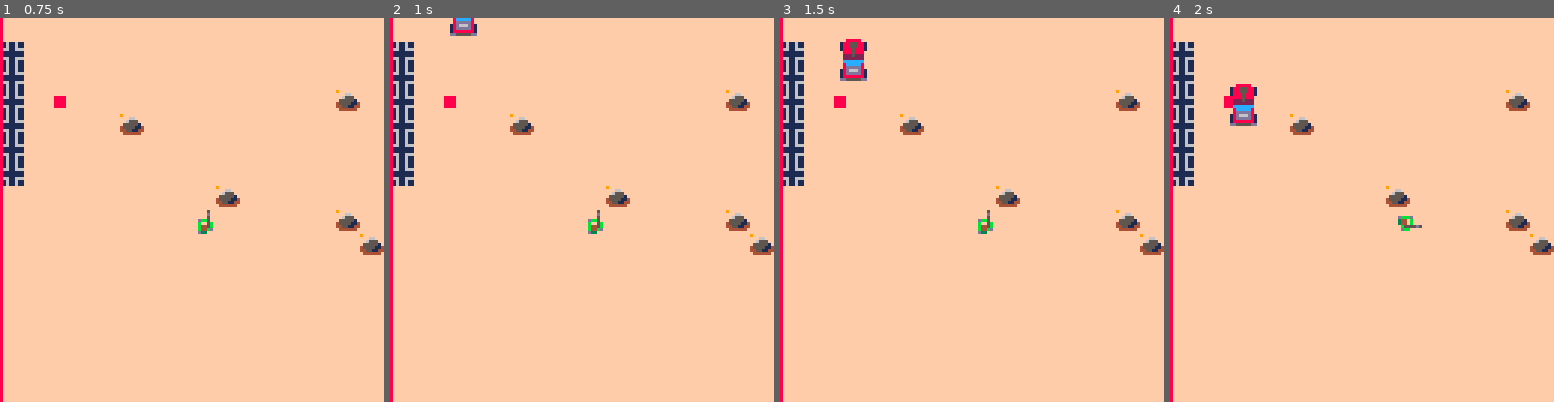
Above: before the commit, frames 1-4 (left to right).
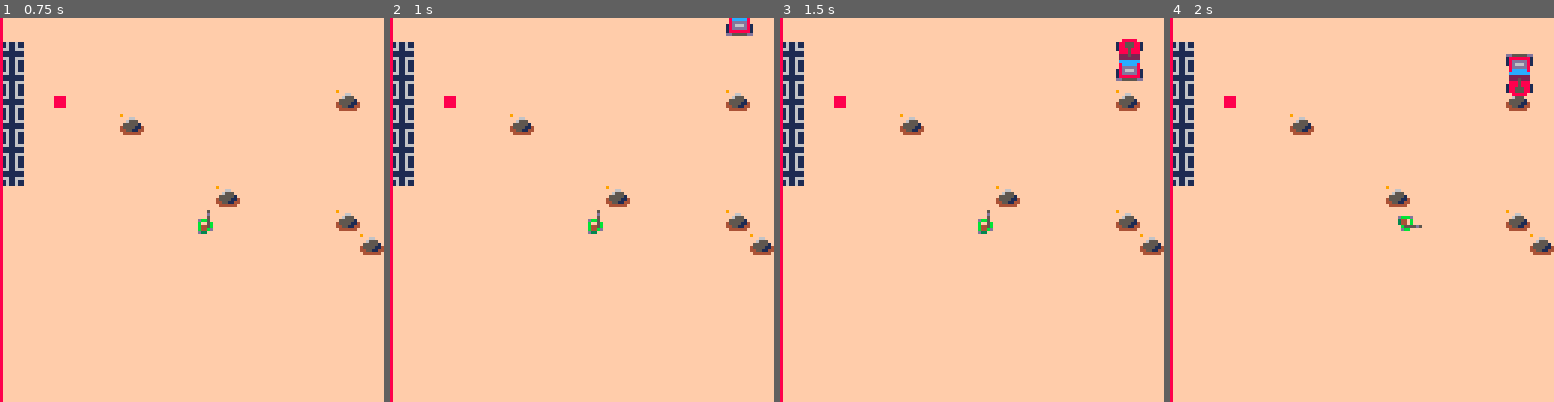
Above: after the commit, the same moments.

Repository: eduszesz/shmup
Game: PICO-8 cartridge topshooter.p8
Two runs of this game, one before a commit and one after it. Both use one fixed random seed, a clock stepped at 60 frames per second and the inputs below.
Inputs:
- Up to frame 1 (0.75 s): tap X (X key) at 0.33 s; tap O (Z key) at 0.7 s
- Up to frame 2 (1 s): no input
- Up to frame 3 (1.5 s): tap X (X key) at 1.07 s
- Up to frame 4 (2 s): hold Right from 1.6 s (still down); tap O (Z key) at 1.7 s; tap X (X key) at 1.85 s

Frame 1 is identical in both runs. In frame 2, 0.6% of the frame differs, in the area x 15-95%, y 0-5%; in frame 3, 1.3%, in the area x 15-95%, y 5-17%; in frame 4, 1.3%.

Commit message:
jipe tweaks. not good yet. Needs more work

Diff:
--- a/topshooter.p8
+++ b/topshooter.p8
@@ -256,10 +256,29 @@
 		sox,soy=8,5
 		sp=10
 	end
-	if p.sp==64 or sp==66 then
-		dx,dy=0,1
-		ox,oy=4,2
-		sox,soy=7,3
+	if p.sp==64 then
+		if p.diry then
+		 dx,dy=0,-1
+		 ox,oy=4,-4
+		 sox,soy=8,8
+		else
+			dx,dy=0,1
+		 ox,oy=4,2
+		 sox,soy=7,3
+		end
+	end
+	if p.sp==66 then
+		if p.dirx then
+		 dx,dy=-1,0
+		 ox,oy=6,4
+		 sox,soy=8,8
+		 sp=10
+		else
+			dx,dy=1,0
+		 ox,oy=6,4
+		 sox,soy=6,5
+		 sp=10
+		end
 	end
 	local b={x=p.x+ox,
 										y=p.y+oy,
@@ -292,6 +311,7 @@
 	local dx,dy=0,0
 	local typ="sdr"
 	local sp=1
+	local sz=1
 	if pi=="up" then
 		y=-10
 		dy=1
@@ -312,8 +332,10 @@
 		typ="jipe"
 		sp=64
 		y=-10
+		x=rnd(112)+8
 		dy=1
 		dx=0
+		sz=2
 	end
 	local e={sp=sp,
 										x=x,
@@ -330,7 +352,7 @@
 										typ=typ,
 										dirx=false,
 										diry=false,
-										box={x1=0,y1=0,x2=7,y2=7}}
+										box={x1=0,y1=0,x2=7*sz,y2=7*sz}}
 	add(enemies,e)
 end
 
@@ -451,7 +473,12 @@
 	if e.typ=="jipe" then
 		if e.dy==-1  then e.diry=true end
 		if e.dy==1  then e.diry=false end
-	end
+		if e.dx==-1  then e.dirx=true end
+		if e.dx==1  then e.dirx=false end
+		if e.dx!=0 then e.sp=66 end
+		if e.dy!=0 then e.sp=64 end
+	end
+
 end
 
 function invencible(_p)
@@ -471,14 +498,18 @@
 	if p.typ=="jipe" then
 		sz=2
 	end
-	if p.dx!=0 or p.dy!=0 then
-		if t%8<4 and p.tsk=="walk" then
-			spr(p.sp+sz,p.x,p.y,sz,sz,p.dirx,pdiry)
+	if p.typ!="jipe" then
+		if p.dx!=0 or p.dy!=0 then
+			if t%8<4 and p.tsk=="walk" then
+				spr(p.sp+sz,p.x,p.y,sz,sz,p.dirx,pdiry)
+			else
+				spr(p.sp,p.x,p.y,sz,sz,p.dirx,p.diry)
+			end
 		else
 			spr(p.sp,p.x,p.y,sz,sz,p.dirx,p.diry)
 		end
 	else
-		spr(p.sp,p.x,p.y,sz,sz,p.dirx,p.diry)
+			spr(p.sp,p.x,p.y,sz,sz,p.dirx,p.diry)
 	end
 end
 
@@ -661,21 +692,20 @@
 44551144000000000000000000000000000000000000000000000000000000000000000000000000000000000000000000000000000000000000000000000000
 f444444f000000000000000000000000000000000000000000000000000000000000000000000000000000000000000000000000000000000000000000000000
 ffffffff000000000000000000000000000000000000000000000000000000000000000000000000000000000000000000000000000000000000000000000000
-00000888880000000000000000000000000008088800000000000000000000000000000000000000000000000000000000000000000000000000000000000000
-00018855588100000000088888000000000180000881000000000000000000000000000000000000000000000000000000000000000000000000000000000000
-00018855588100000001885558810000000000505081000000000000000000000000000000000000000000000000000000000000000000000000000000000000
-00018885888100000001885558810000000100000081000000000000000000000000000000000000000000000000000000000000000000000000000000000000
-00008885888000000001888588810000000008054000000000000000000000000000000000000000000000000000000000000000000000000000000000000000
-00002225222000000000888588800000000000000000000000000000000000000000000000000000000000000000000000000000000000000000000000000000
-00002222222000000000222522200000000000224000000000000000000000000000000000000000000000000000000000000000000000000000000000000000
-0000ccccccc000000000222222200000000000c44004000000000000000000000000000000000000000000000000000000000000000000000000000000000000
-00008ccccc8000000000ccccccc0000000000044c004000000000000000000000000000000000000000000000000000000000000000000000000000000000000
-00008ddddd80000000008ccccc80000000000d0d0000000000000000000000000000000000000000000000000000000000000000000000000000000000000000
-00018d666d81000000008ddddd80000000000d600081000000000000000000000000000000000000000000000000000000000000000000000000000000000000
-00018ddddd81000000018d666d81000000000dddd081000000000000000000000000000000000000000000000000000000000000000000000000000000000000
-000188888881000000018ddddd810000000000000081000000000000000000000000000000000000000000000000000000000000000000000000000000000000
-000dd55555dd00000001888888810000000d055555dd000000000000000000000000000000000000000000000000000000000000000000000000000000000000
-0000000000000000000dd55555dd0000000000000000000000000000000000000000000000000000000000000000000000000000000000000000000000000000
+000008888800000000000000000000000000080888000000eeeeeeeee00000000000000000000000000000000000000000000000000000000000000000000000
+000188555881000000000000000000000001800008810000000000000e0000000000000000000000000000000000000000000000000000000000000000000000
+000188555881000000000000000000000000005050810000000000000e0000000000000000000000000000000000000000000000000000000000000000000000
+000188858881000000111000000111d000010000008100000d1110000e0111000000000000000000000000000000000000000000000000000000000000000000
+000088858880000000888822c88888d000000805400000000d88888c2e8888000000000000000000000000000000000000000000000000000000000000000000
+000022252220000008888822ccddd8500000000000000000058dddcc2e8888800000000000000000000000000000000000000000000000000000000000000000
+000022222220000008558822ccd6d8500000002240000000058d6dcc2e8855800000000000000000000000000000000000000000000000000000000000000000
+0000ccccccc0000008555552ccd6d850000000c440040000058d6dcc2e5555800000000000000000000000000000000000000000000000000000000000000000
+00008ccccc80000008558822ccd6d85000000044c0040000058d6dcc228855800000000000000000000000000000000000000000000000000000000000000000
+00008ddddd80000008888822ccddd85000000d0d00000000058dddcc228888800000000000000000000000000000000000000000000000000000000000000000
+00018d666d81000000888822c88888d000000d60008100000d88888c228888000000000000000000000000000000000000000000000000000000000000000000
+00018ddddd81000000111000000111d000000dddd08100000d111000000111000000000000000000000000000000000000000000000000000000000000000000
+00018888888100000000000000000000000000000081000000000000000000000000000000000000000000000000000000000000000000000000000000000000
+000dd55555dd00000000000000000000000d055555dd000000000000000000000000000000000000000000000000000000000000000000000000000000000000
 __gff__
 0000000000000000000000000000000000000004000404040400000000000000000000000000000000000000000000000100000000000000000000000000000000000000000000000000000000000000000000000000000000000000000000000000000000000000000000000000000000000000000000000000000000000000
 0000000000000000000000000000000000000000000000000000000000000000000000000000000000000000000000000000000000000000000000000000000000000000000000000000000000000000000000000000000000000000000000000000000000000000000000000000000000000000000000000000000000000000
